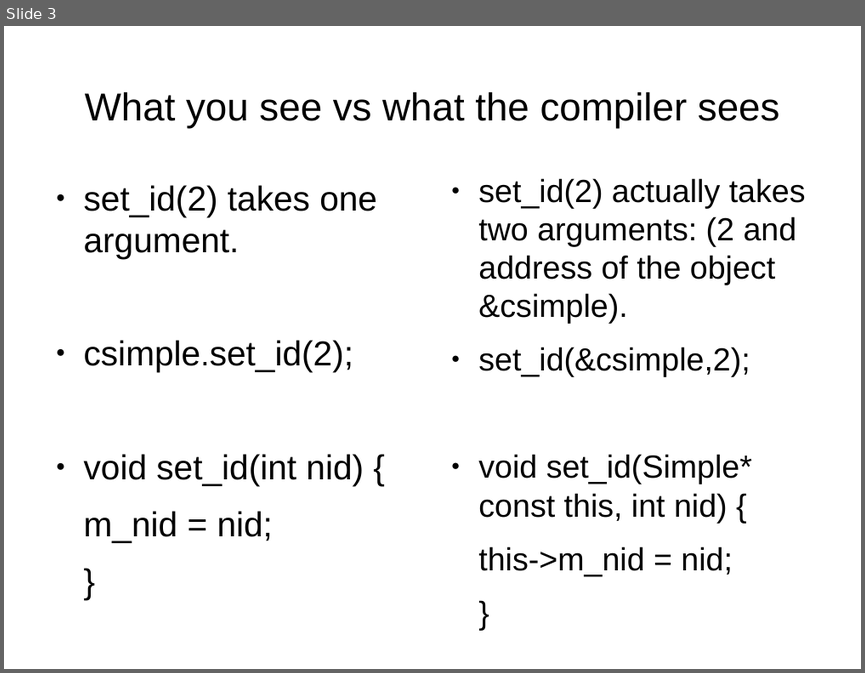
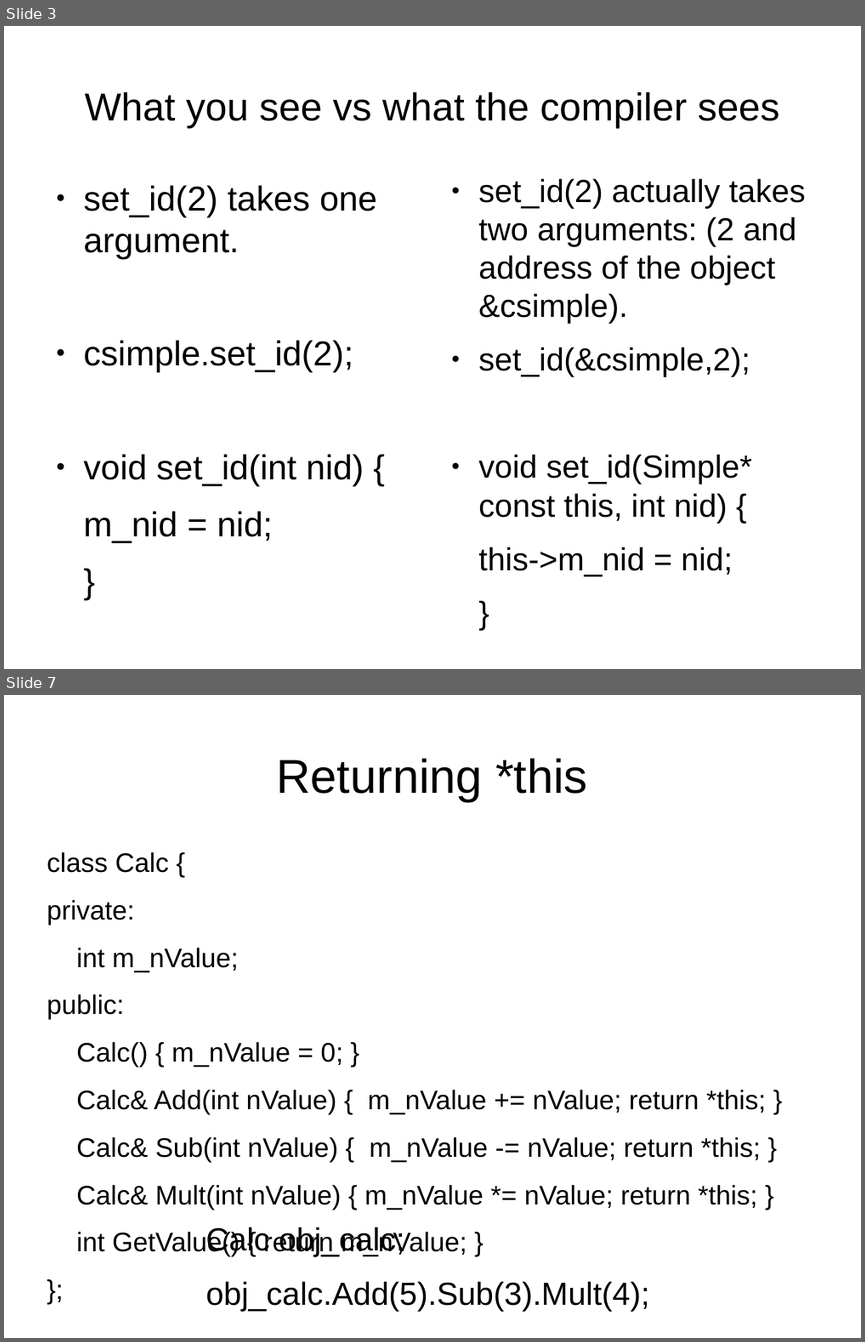
Before and after one commit to kks32/cpp-software-development, a slide deck: Ex8_Pointers_III/Ex8_Pointers-III.odp. Shown one above the other, each under a label of ours: slide 3 before the commit, slides 3 and 7 after it; the slides between them are not shown. The pictures are 865x673 and 865x1342 pixels, drawn with LibreOffice and Linux fonts; fonts in the diff are those of the drawing. Boxes give left, top, right and bottom in pixels: in the first picture for what was removed or moved away, otherwise in the second. Text is boxed around its words. In the diff, an @@ line names an element or a change of style, - is before the commit and + after.

```diff
--- a/Ex8_Pointers_III/Ex8_Pointers-III.odp
+++ b/Ex8_Pointers_III/Ex8_Pointers-III.odp
@@ slide 7 added at (4,695,861,1338), background #FFFFFF @@
@@ title added at (277,758,588,801), 44 pt, text #000000 @@
+Returning *this
@@ text added at (46,852,766,1256), 24.8 pt, text #000000 @@
+class Calc {
+private:
+int m_nValue;
+public:
+Calc() { m_nValue = 0; }
+Calc& Add(int nValue) { m_nValue += nValue; return *this; }
+Calc& Sub(int nValue) { m_nValue -= nValue; return *this; }
+Calc& Mult(int nValue) { m_nValue *= nValue; return *this; }
+int GetValue() { return m_nValue; }
+};
@@ text added at (206,1226,650,1310), 29.6 pt, text #000000 @@
+Calc obj_calc;
+obj_calc.Add(5).Sub(3).Mult(4);
```
Also in this commit, not shown: 1 slide changed, 3 other slides added, 1 other file.
